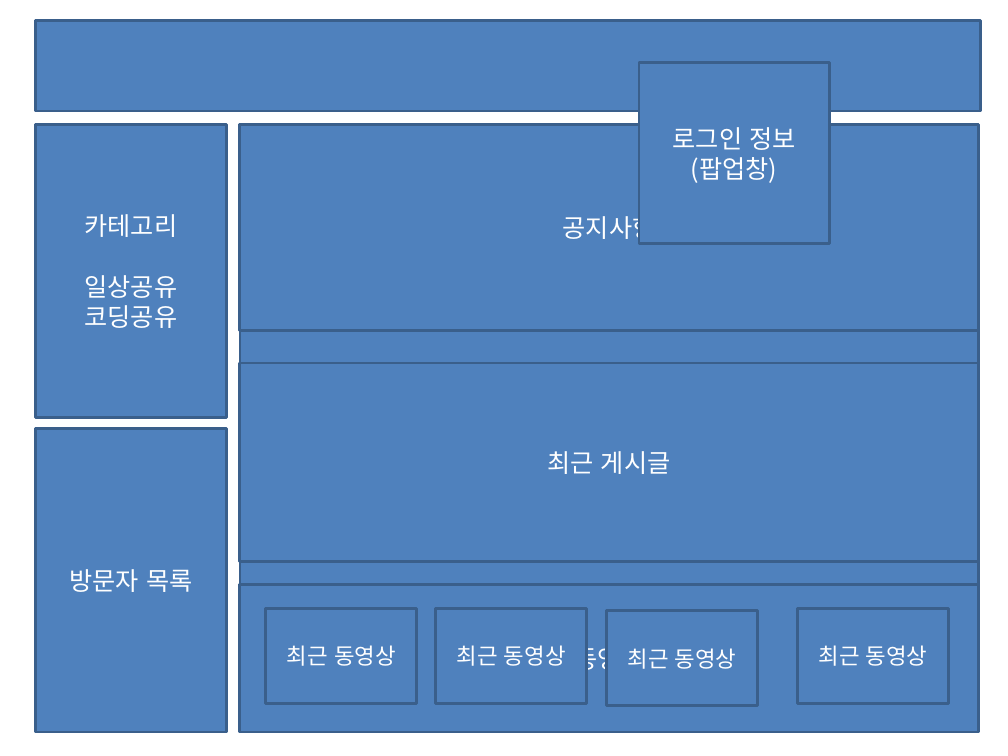
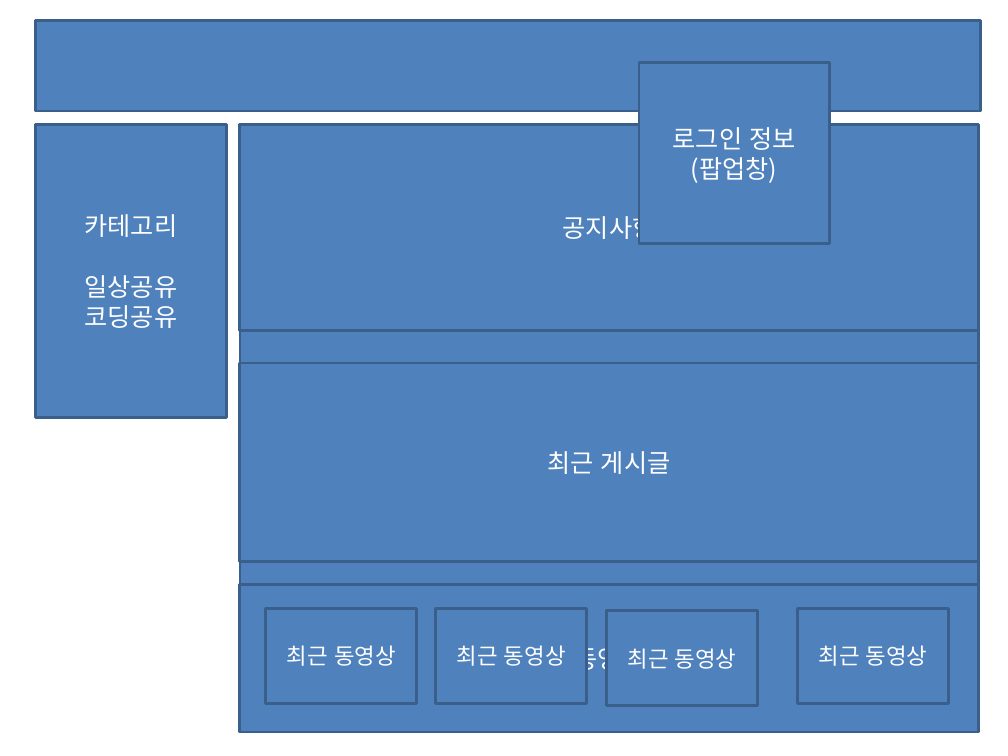
Before and after one commit to ycs-201607083/web-reference, a slide deck: slide 1 of 앱_웹 레퍼런스 구상.pptx. Drawn at 1008x756 pixels with LibreOffice and Linux fonts; fonts in the diff are those of the drawing. Boxes give left, top, right and bottom in pixels: in the first picture for what was removed or moved away, otherwise in the second. Text is boxed around its words. In the diff, an @@ line names an element or a change of style, - is before the commit and + after.

```diff
--- a/앱_웹 레퍼런스 구상.pptx
+++ b/앱_웹 레퍼런스 구상.pptx
@@ rectangle removed at (35,428,226,732) @@
-방문자 목록
```
Also in this commit, not shown: 3 other files.
